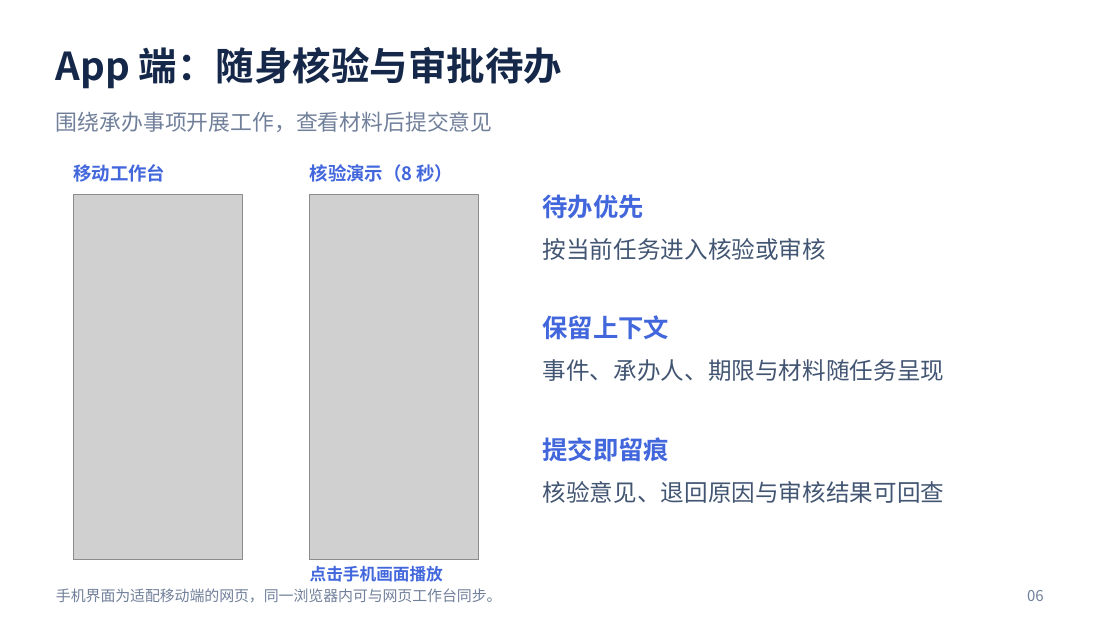
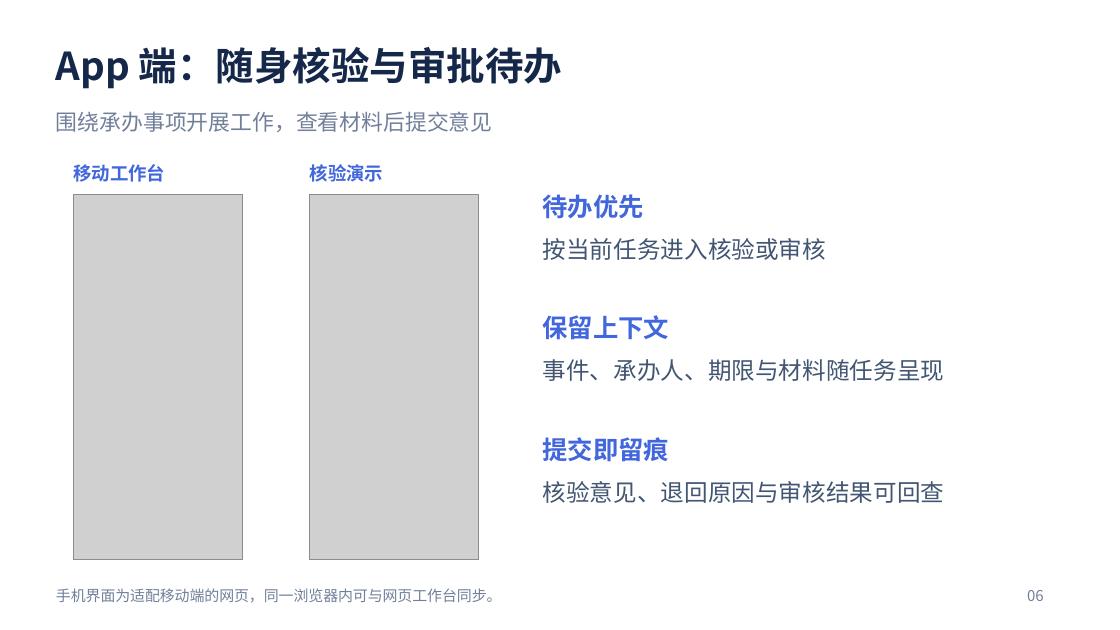
Before and after one commit to kai2dot0/aps_demp, a slide deck: slide 6 of ppt/观澜_OPC项目路演_功能分段演示版.pptx. Drawn at 1120x630 pixels with LibreOffice and Linux fonts; fonts in the diff are those of the drawing; grey boxes stand for pictures. Boxes give left, top, right and bottom in pixels: in the first picture for what was removed or moved away, otherwise in the second. Text is boxed around its words. In the diff, an @@ line names an element or a change of style, - is before the commit and + after.

```diff
--- a/ppt/观澜_OPC项目路演_功能分段演示版.pptx
+++ b/ppt/观澜_OPC项目路演_功能分段演示版.pptx
@@ text at (310, 164, 383, 182): text changed @@
-核验演示（8 秒）
+核验演示
@@ text removed at (310, 566, 443, 582) @@
-点击手机画面播放
```
Also in this commit, not shown: 6 other slides changed.
